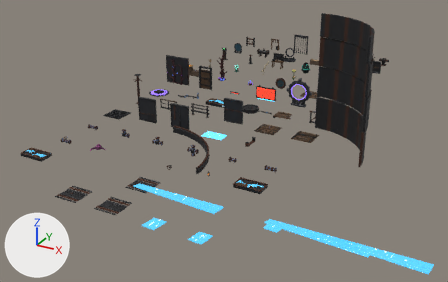
Two versions of the glTF model to-rust-as-we-fall/resources/models/archetypes/archetype_pieces.gltf, one commit apart.
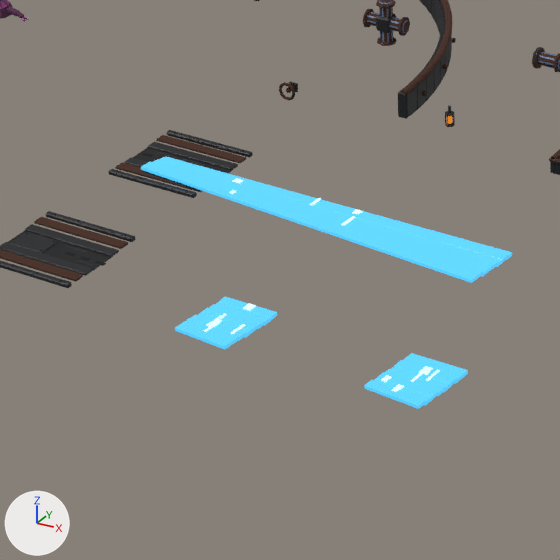
There are two pictures of each version: one whole from a 50 mm lens placed at (38.1, -77.1, 23.0), pointed at (11.6, -28.9, -1.0), one close up on the part from 22% to 53% of the width and 52% to 100% of the height. Lighting does not change. The marker at lower left points along +X, +Y and +Z. The older version's two pictures come first. The close-ups show mesh edges as thin lines.

The older version as bpy lines, for what is in view:
```python
me_decksluice_m = bpy.data.meshes.new('DeckSluice_m')
me_decksluice_m.from_pydata(...)  # 448 vertices, 800 faces; spans x -1.0..1.0, y -1.0..1.0, z 0.0..0.11
# faces by material slot: [330, 96, 154, 220]
me_decksluice_m.materials.append(mat_as_sluice_iron_m)  # black #16181c
me_decksluice_m.materials.append(mat_as_sluice_rust_m)  # brown #42210f
me_decksluice_m.materials.append(mat_as_sluice_dark_m)  # black #0e0f12
me_decksluice_m.materials.append(mat_as_sluice_slot_m)  # black #060708
me_decksluicec_m = bpy.data.meshes.new('DeckSluiceC_m')
me_decksluicec_m.from_pydata(...)  # 464 vertices, 824 faces; spans x -1.0..1.06, y -1.0..1.0, z 0.0..0.11
# faces by material slot: [336, 96, 252, 140]
me_decksluicec_m.materials.append(mat_as_sluice_iron_mc)  # black #16181c
me_decksluicec_m.materials.append(mat_as_sluice_rust_mc)  # brown #42210f
me_decksluicec_m.materials.append(mat_as_sluice_dark_mc)  # black #0e0f12
me_decksluicec_m.materials.append(mat_as_sluice_slot_mc)  # black #060708
me_drumcrown_m = bpy.data.meshes.new('DrumCrown_m')
me_drumcrown_m.from_pydata(...)  # 1344 vertices, 2464 faces; spans x -0.02..6.67, y -0.02..6.67, z 0.0..0.66
# faces by material slot: [1056, 1408]
me_drumcrown_m.materials.append(mat_as_crown_iron_m)  # black #101115
me_drumcrown_m.materials.append(mat_as_crown_rust_m)  # brown #42210f
ob_decksluice = bpy.data.objects.new('DeckSluice', me_decksluice_m)
ob_decksluice.location = (11.4, -41.8, 0.0)
ob_decksluicec = bpy.data.objects.new('DeckSluiceC', me_decksluicec_m)
ob_decksluicec.location = (11.4, -45.6, 0.0)
ob_drumcrown = bpy.data.objects.new('DrumCrown', me_drumcrown_m)
ob_drumcrown.location = (7.6, -38.0, 0.0)
# also in view: 'WaterBandTroughC' at (19.4, -46.3, 0.1); 'WaterBandDeck' at (14.8, -42.5, 0.1); 'WaterBandTroughB' at (15.6, -46.3, 0.1); 'PipeCross' at (11.4, -34.2, 0.0)
```
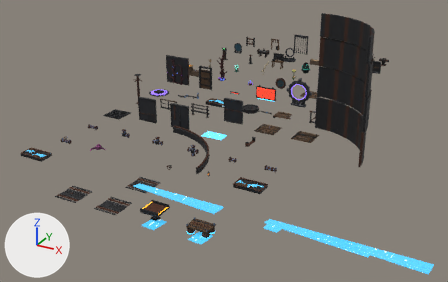
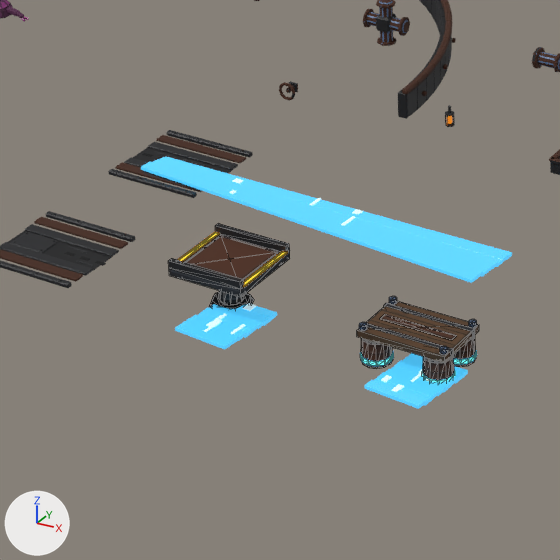
Pixel boxes [x1, y1, x2, y2] of what changed, in the close-ups (560 x 560 px):
'RisingWaterCrossing', added: after [357, 296, 479, 382]
'MovingPlatform', added: after [168, 223, 290, 309]

The change, as a diff of the scene's bpy script:
```diff
--- a/to-rust-as-we-fall/resources/models/archetypes/archetype_pieces.gltf.py
+++ b/to-rust-as-we-fall/resources/models/archetypes/archetype_pieces.gltf.py
@@ img_risingwatercrossing_tex @@
+img_risingwatercrossing_tex = load_image('RisingWaterCrossing_tex', 'RisingWaterCrossing_tex.png', 256, 256, 'sRGB')
@@ img_risingwatercrossing_emissive @@
+img_risingwatercrossing_emissive = load_image('RisingWaterCrossing_emissive', 'RisingWaterCrossing_emissive.png', 256, 256, 'sRGB')
@@ img_movingplatform_emissive @@
+img_movingplatform_emissive = load_image('MovingPlatform_emissive', 'MovingPlatform_emissive.png', 512, 512, 'sRGB')
@@ img_movingplatform_tex @@
+img_movingplatform_tex = load_image('MovingPlatform_tex', 'MovingPlatform_tex.png', 512, 512, 'sRGB')
@@ mat_risingwatercrossingtex @@
+mat_risingwatercrossingtex = bpy.data.materials.new('RisingWaterCrossingTex')
+# uses the picture img_risingwatercrossing_emissive
+# uses the picture img_risingwatercrossing_tex
@@ mat_movingplatformtex @@
+mat_movingplatformtex = bpy.data.materials.new('MovingPlatformTex')
+# uses the picture img_movingplatform_emissive
+# uses the picture img_movingplatform_tex
@@ me_risingwatercrossing @@
+me_risingwatercrossing.from_pydata(...)  # 384 vertices, 688 faces; spans x -0.88..0.88, y -0.64..0.64, z 0.0..0.71
+me_risingwatercrossing.materials.append(mat_risingwatercrossingtex)
@@ me_movingplatform @@
+me_movingplatform.from_pydata(...)  # 140 vertices, 236 faces; spans x -0.76..0.76, y -0.75..0.75, z 0.0..1.02
+me_movingplatform.materials.append(mat_movingplatformtex)
@@ ob_risingwatercrossing @@
+ob_risingwatercrossing = bpy.data.objects.new('RisingWaterCrossing', me_risingwatercrossing)
+ob_risingwatercrossing.location = (19.0, -45.6, 0.0)
@@ ob_movingplatform @@
+ob_movingplatform = bpy.data.objects.new('MovingPlatform', me_movingplatform)
+ob_movingplatform.location = (15.2, -45.6, 0.0)
```
